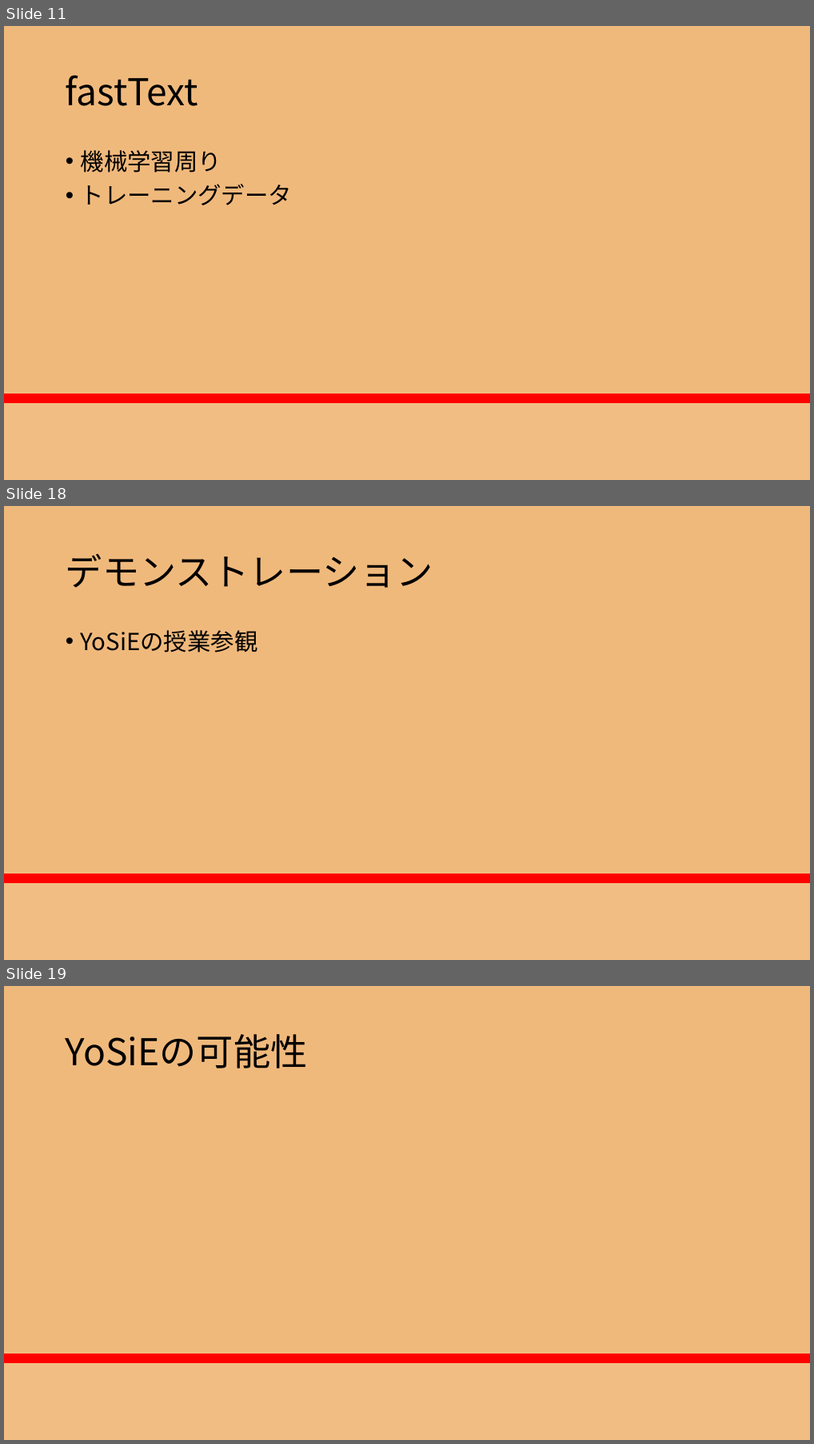
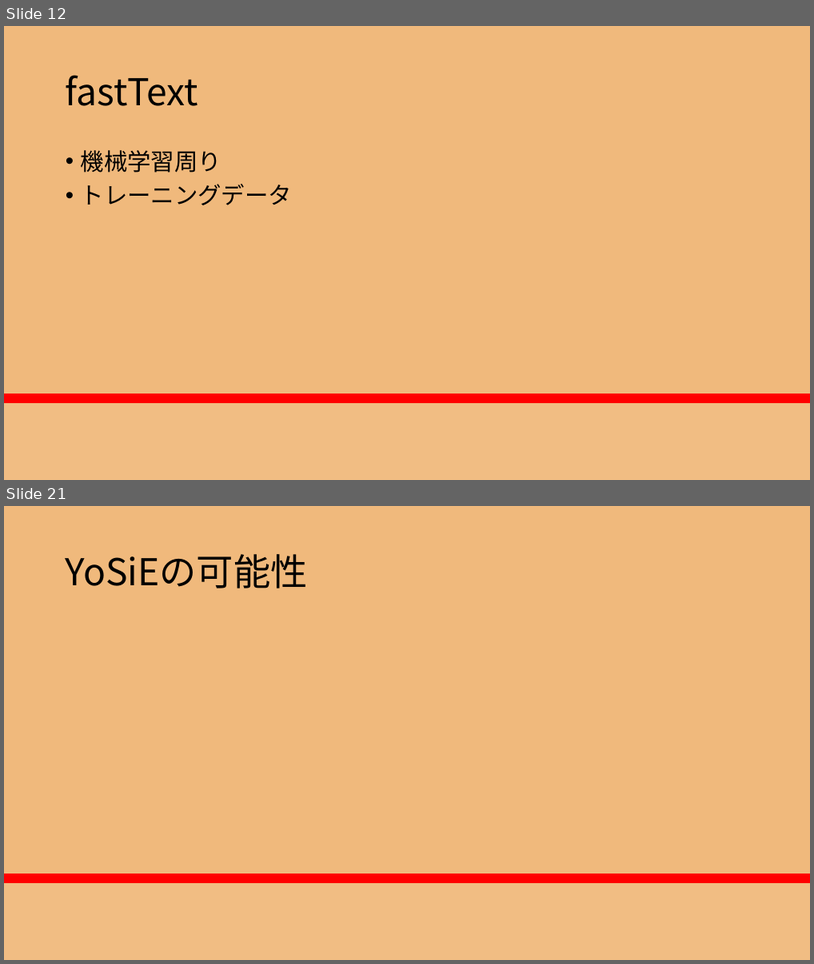
Before and after one commit to RikiishiSuzunosuke/AIspeaker_yosie, a slide deck: presentation/AIスピーカー開発_3_main.pptx. Shown one above the other, each under a label of ours: slides 11, 18 and 19 before the commit, slides 12 and 21 after it; the slides between them are not shown. The pictures are 814x1444 and 814x964 pixels, drawn with LibreOffice and Linux fonts; fonts in the diff are those of the drawing. Boxes give left, top, right and bottom in pixels: in the first picture for what was removed or moved away, otherwise in the second. Text is boxed around its words. In the diff, an @@ line names an element or a change of style, - is before the commit and + after.

```diff
--- a/presentation/AIスピーカー開発_3_main.pptx
+++ b/presentation/AIスピーカー開発_3_main.pptx
@@ slide 18 removed at box(4, 506, 810, 960), background gradient #F0B97C to #FF0000 to #F86446 to #F1BD83 @@
@@ title removed at box(66, 554, 434, 588) @@
-デモンストレーション
@@ text removed at box(81, 630, 258, 652) @@
-• YoSiEの授業参観
@@ what was slide 11 is now slide 12 @@
@@ what was slide 19 is now slide 21 @@
```
Also in this commit, not shown: 10 slides changed, 3 slides added, 1 other file.
